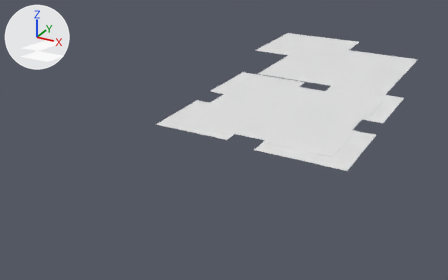
An edit to the Blender file Diseños con medids reales/calle 1 carril y estacionamiento.blend, drawn before and after from the same camera.
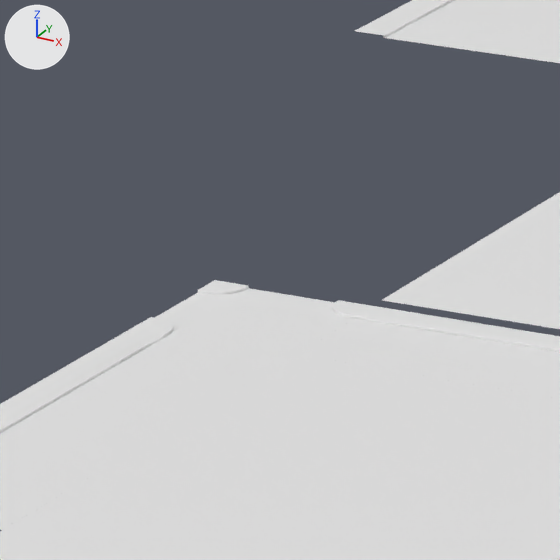
The first picture shows the older version from a camera (50 mm lens) standing at (273.0, -334.0, 147.0) and looking at (66.0, 44.0, -42.0). The close-ups show both versions on the part from 50% to 61% of the width and 17% to 34% of the height of that picture; other places that the commit changed are outside them. Arrows for +X, +Y and +Z are at upper left; the lights stay in place. Materials are left out; every surface is plain grey.

Before the edit, the objects in view are built like this:
```python
ob_callle_1_carril_con_un_lugar_para_estacionar_003 = bpy.data.objects.new('Callle 1 carril con un lugar para estacionar.003', me_plane_105)
ob_callle_1_carril_con_un_lugar_para_estacionar_003.location = (67.31, 66.32, 0.06)
ob_callle_1_carril_con_un_lugar_para_estacionar_003.rotation_euler = (0.0, 0.0, 17.28)  # degrees (0, 0, 270)
ob_callle_1_carril_con_un_lugar_para_estacionar_003.scale = (1.36, 1.0, 1.0)
ob_callle_1_carril_con_un_lugar_para_estacionar_005 = bpy.data.objects.new('Callle 1 carril con un lugar para estacionar.005', me_plane_032)
ob_callle_1_carril_con_un_lugar_para_estacionar_005.location = (67.31, 66.32, 0.06)
ob_callle_1_carril_con_un_lugar_para_estacionar_005.rotation_euler = (0.0, 0.0, 17.28)  # degrees (0, 0, 270)
ob_callle_1_carril_con_un_lugar_para_estacionar_005.scale = (1.36, 1.0, 1.0)
ob_callle_1_carril_con_un_lugar_para_estacionar_006 = bpy.data.objects.new('Callle 1 carril con un lugar para estacionar.006', me_plane_070)
ob_callle_1_carril_con_un_lugar_para_estacionar_006.location = (83.28, 75.97, 0.09)
ob_callle_1_carril_con_un_lugar_para_estacionar_006.rotation_euler = (0.0, 0.0, 4.712)  # degrees (0, 0, 270)
ob_callle_1_carril_con_un_lugar_para_estacionar_006.scale = (1.36, 1.0, 1.0)
# me_plane_105
# before: 3 (-2.7, -3.4, -0.06) at pixel (167, 335), 7 (-4.6, -5.98, -0.06), 10 (-4.6, -3.4, -0.06) at pixel (185, 325), 11 (-2.7, -5.98, -0.06)
# before: 5 (-9.6, -3.4, -0.06) at pixel (231, 298), 6 (-9.6, -5.98, -0.06) at pixel (197, 292), 276 (-11.5, -3.4, -0.06) at pixel (248, 288), 277 (-11.5, -5.98, -0.06)
# before: 8 (-11.5, 3.4, -0.06), 409 (-9.6, 3.4, -0.06) at pixel (320, 313), 410 (-9.6, 5.98, -0.06) at pixel (355, 318), 411 (-11.5, 5.98, -0.06)
# also in view: 'Plane.010' at (123.0, 133.0, 0.0); 'Callle 1 carril con un lugar para estacionar.001' at (67.0, 60.0, 0.0); 'Callle 1 carril con un lugar para estacionar.020' at (67.0, 60.0, 0.0); 'Plane' at (123.0, 20.0, 0.0); 'Callle 1 carril con un lugar para estacionar.016' at (67.0, 40.0, 0.0)
```
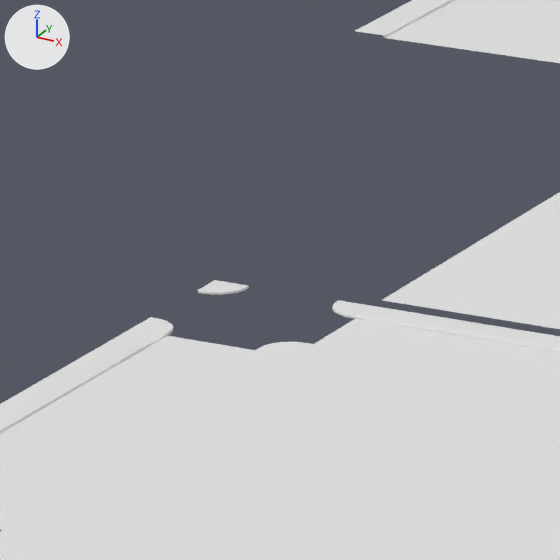
Diff of the bpy script that builds the scene:
```diff
--- a/Diseños con medids reales/calle 1 carril y estacionamiento.blend.py
+++ b/Diseños con medids reales/calle 1 carril y estacionamiento.blend.py
@@ me_plane_105 @@
 # used by ob_callle_1_carril_con_un_lugar_para_estacionar_003; location = (67.31, 66.32, 0.06); rotation_euler = (0.0, 0.0, 17.28), in degrees (0, 0, 270); scale = (1.36, 1.0, 1.0)
 # verts and faces of me_plane_105; kept vertices keep their numbers, new ones are numbered from 543
-me_plane_105.from_pydata(...)  # 543 vertices, 448 faces; spans x -11.5..-2.7, y -5.98..5.98, z -0.06..0.13
+me_plane_105.from_pydata(...)  # 532 vertices, 444 faces; spans x -11.5..-2.7, y -5.98..5.98, z -0.06..0.13
+# me_plane_105 part 1
+delete_vertices([10, 11])  # with the faces that use them
+# me_plane_105 part 2
+delete_vertices([5, 276, 277])  # with the faces that use them
+# me_plane_105 part 3
+delete_vertices([409, 410, 411])  # with the faces that use them
@@ me_plane_032 @@
 # used by ob_callle_1_carril_con_un_lugar_para_estacionar_005; location = (67.31, 66.32, 0.06); rotation_euler = (0.0, 0.0, 17.28), in degrees (0, 0, 270); scale = (1.36, 1.0, 1.0)
-me_plane_032.from_pydata(...)  # 12 vertices, 5 faces; spans x -11.5..-2.7, y -5.98..5.98, z -0.06
+me_plane_032.from_pydata(...)  # 0 vertices, 0 faces; spans empty
+# me_plane_032 part 4: the whole mesh is rebuilt
```

Where the change shows, as pixel boxes [x1, y1, x2, y2] in the close-ups (560 x 560 px):
'Callle 1 carril con un lugar para estacionar.005', no longer drawn
    before: [155, 288, 354, 350]
part 1 of me_plane_105, deleted
    before: [171, 323, 185, 333]
part 2 of me_plane_105, deleted
    before: [208, 290, 245, 298]
part 3 of me_plane_105, deleted
    before: [322, 306, 349, 318]
